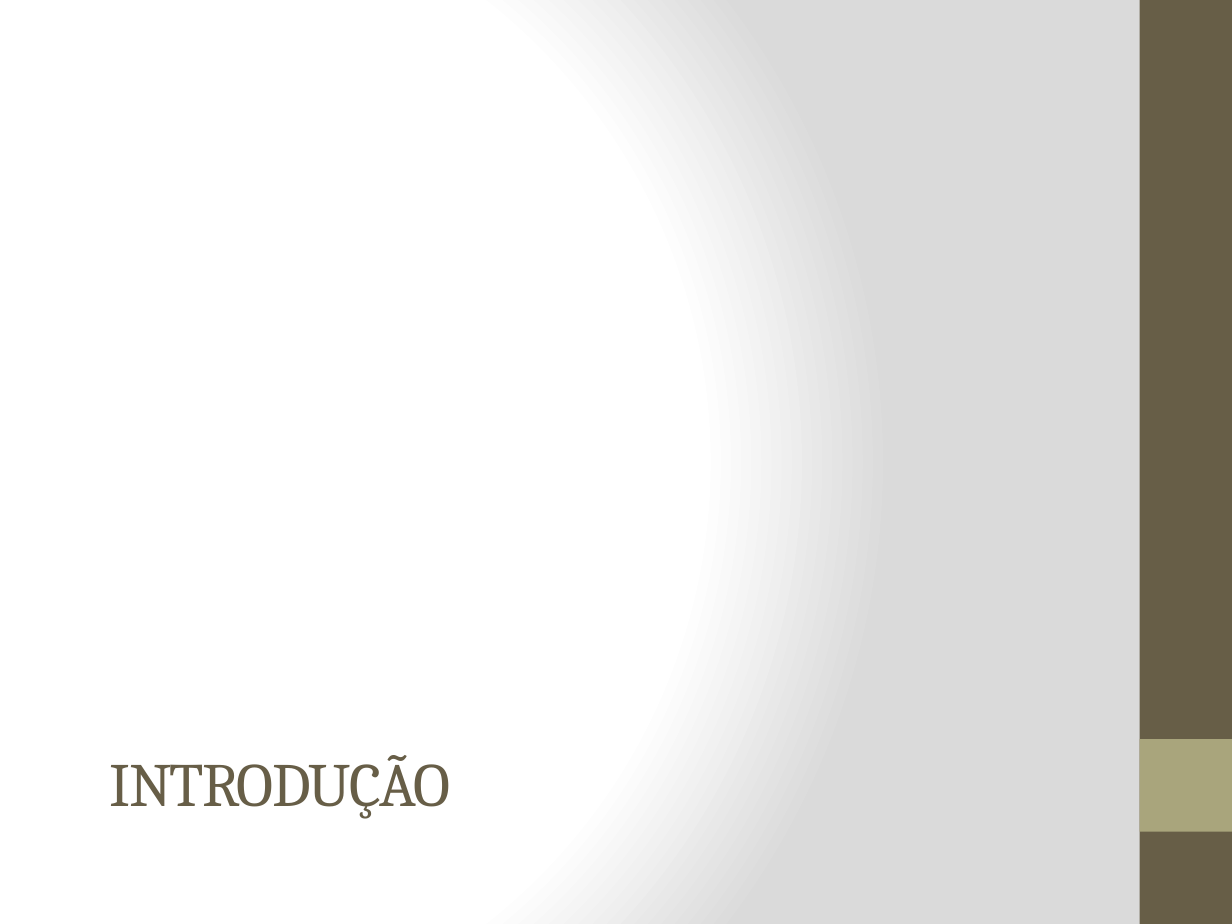
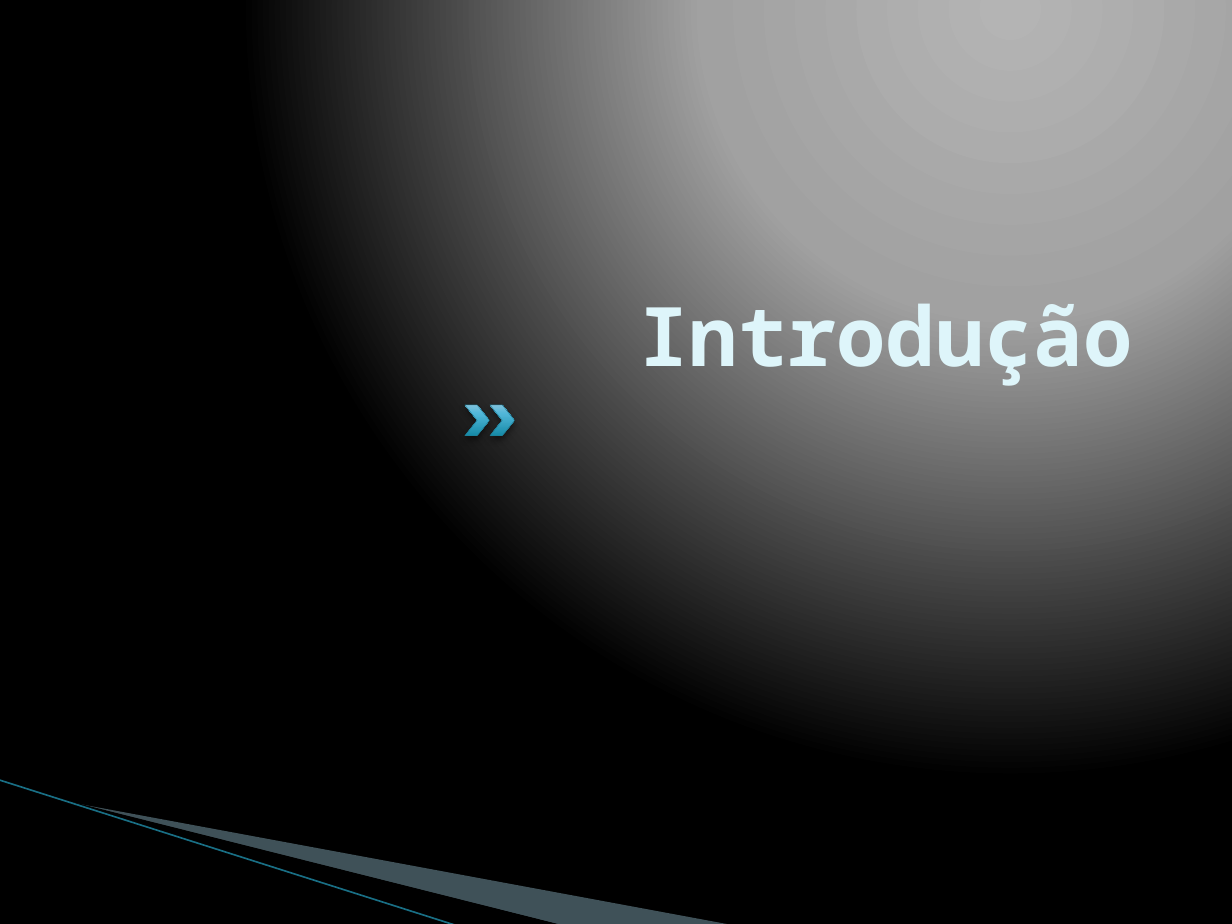
Before and after one commit to badershs/mips-assembler-unb, a slide deck: slide 3 of seminario/Interface entre C e Assemby 8085.pptx. Drawn at 1232x924 pixels with LibreOffice and Linux fonts; fonts in the diff are those of the drawing; background and template pictures are left out. Boxes give left, top, right and bottom in pixels: in the first picture for what was removed or moved away, otherwise in the second. Text is boxed around its words. In the diff, an @@ line names an element or a change of style, - is before the commit and + after.

```diff
--- a/seminario/Interface entre C e Assemby 8085.pptx
+++ b/seminario/Interface entre C e Assemby 8085.pptx
@@ background gradient #FFFFFF to #DADADA to gradient #B4B4B4 to #A2A2A2 to #000000 @@
@@ rectangle removed at bbox=[1140, 0, 1232, 924] @@
@@ title "Introdução" at bbox=[640, 290, 1133, 388]: vertical alignment top to bottom @@
@@ title at bbox=[640, 290, 1133, 388]: text changed; size 36 to 48 pt; font Cambria to Noto Sans Mono; text colour #675E47 to #DEF5FA; bold on @@
-INTRODUÇÃO
+Introdução
@@ chevron added at bbox=[464, 405, 489, 436], fill gradient #158BA8 to #51B8D9 to #80C3DD, outline #21788D 0.25 pt @@
@@ chevron added at bbox=[490, 405, 515, 436], fill gradient #158BA8 to #51B8D9 to #80C3DD, outline #21788D 0.25 pt @@
@@ rectangle removed at bbox=[1140, 739, 1232, 832] @@
@@ line added from (0, 780) to (457, 924), #97C5D8 0.95 pt @@
@@ freeform shape added at bbox=[65, 800, 563, 924], fill #000000 @@
@@ freeform shape added at bbox=[68, 801, 733, 924], fill #A0CBDC at 40% opacity @@
```
Also in this commit, not shown: 18 other slides changed, 9 slides added, 2 slides removed.
